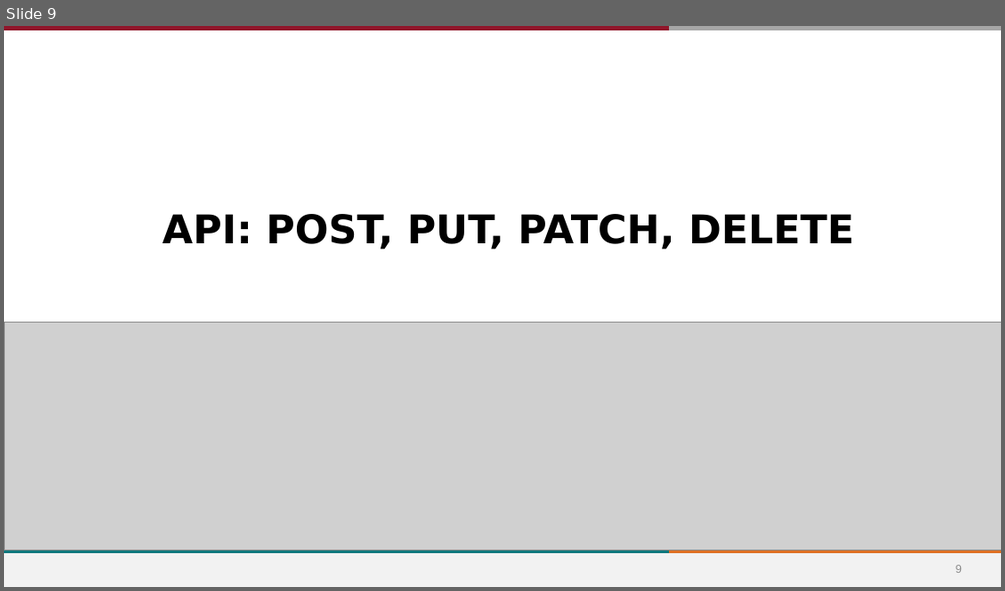
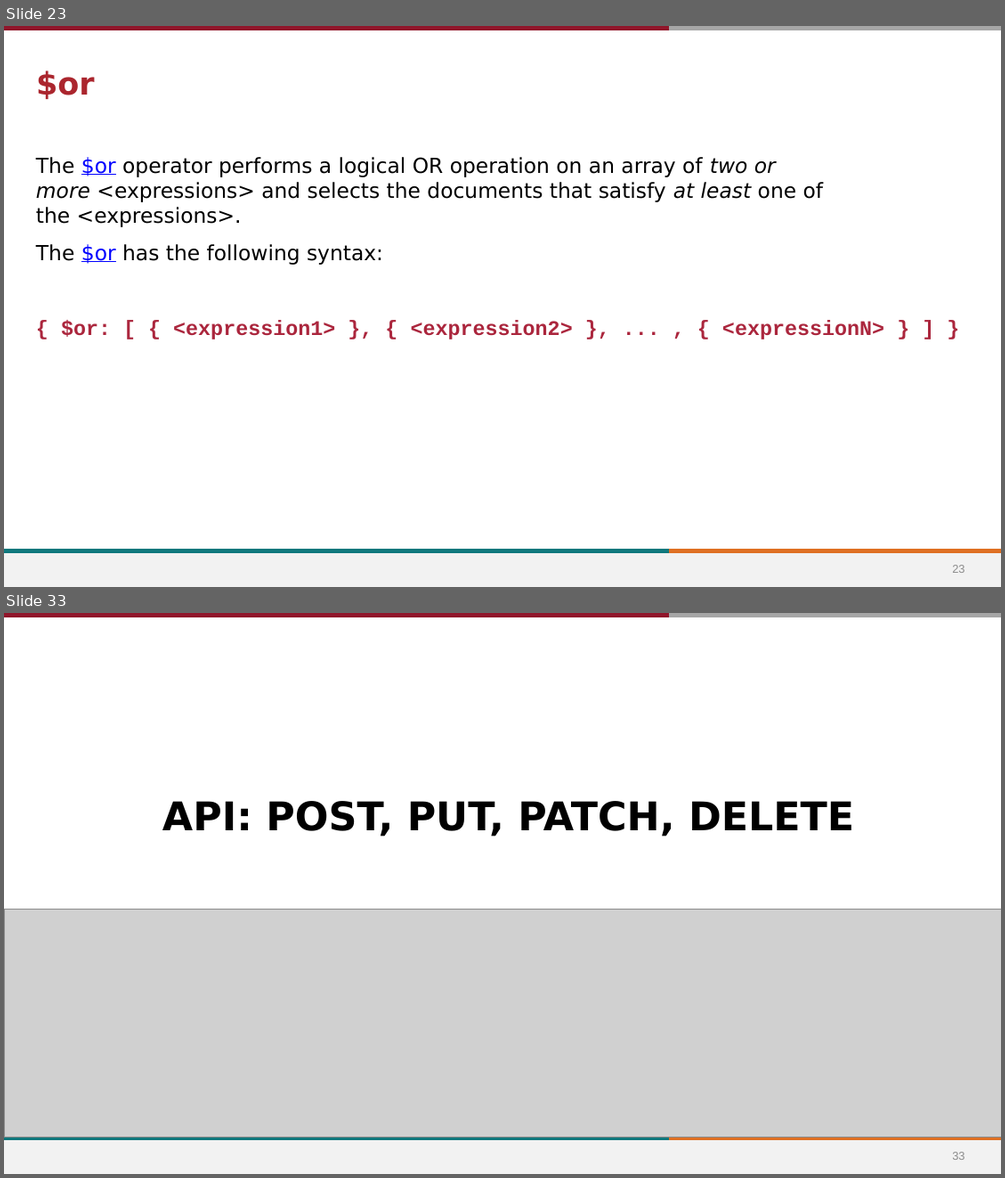
Before and after one commit to stevens-cs546-cs554/CS-546, a slide deck: lecture_06/API Development and Intermediate MongoDB.pptx. Shown one above the other, each under a label of ours: slide 9 before the commit, slides 23 and 33 after it; the slides between them are not shown. The pictures are 1005x591 and 1005x1178 pixels, drawn with LibreOffice and Linux fonts; fonts in the diff are those of the drawing; grey boxes stand for pictures; background and template pictures are left out. Boxes give left, top, right and bottom in pixels: in the first picture for what was removed or moved away, otherwise in the second. Text is boxed around its words. In the diff, an @@ line names an element or a change of style, - is before the commit and + after.

```diff
--- a/lecture_06/API Development and Intermediate MongoDB.pptx
+++ b/lecture_06/API Development and Intermediate MongoDB.pptx
@@ slide 23 added at bbox=[4, 26, 1001, 587], background #FFFFFF; not listed: 5 template elements that a slide beside it also shows @@
@@ title added at bbox=[36, 70, 95, 99], 30 pt, text #AB262E, bold @@
+$or
@@ text added at bbox=[36, 157, 884, 339], 20 pt, text #000000 @@
+The $or operator performs a logical OR operation on an array of two or more <expressions> and selects the documents that satisfy at least one of the <expressions>.
+The $or has the following syntax:
+{ $or: [ { <expression1> }, { <expression2> }, ... , { <expressionN> } ] }
@@ page number added at bbox=[952, 564, 964, 572], 11 pt, text #8C8C8C @@
+23
@@ what was slide 9 is now slide 33 @@
@@ page number at bbox=[952, 1151, 964, 1159]: text changed @@
-9
+33
```
Also in this commit, not shown: 2 slides changed, 26 other slides added, 1 slide removed, 13 other files.
